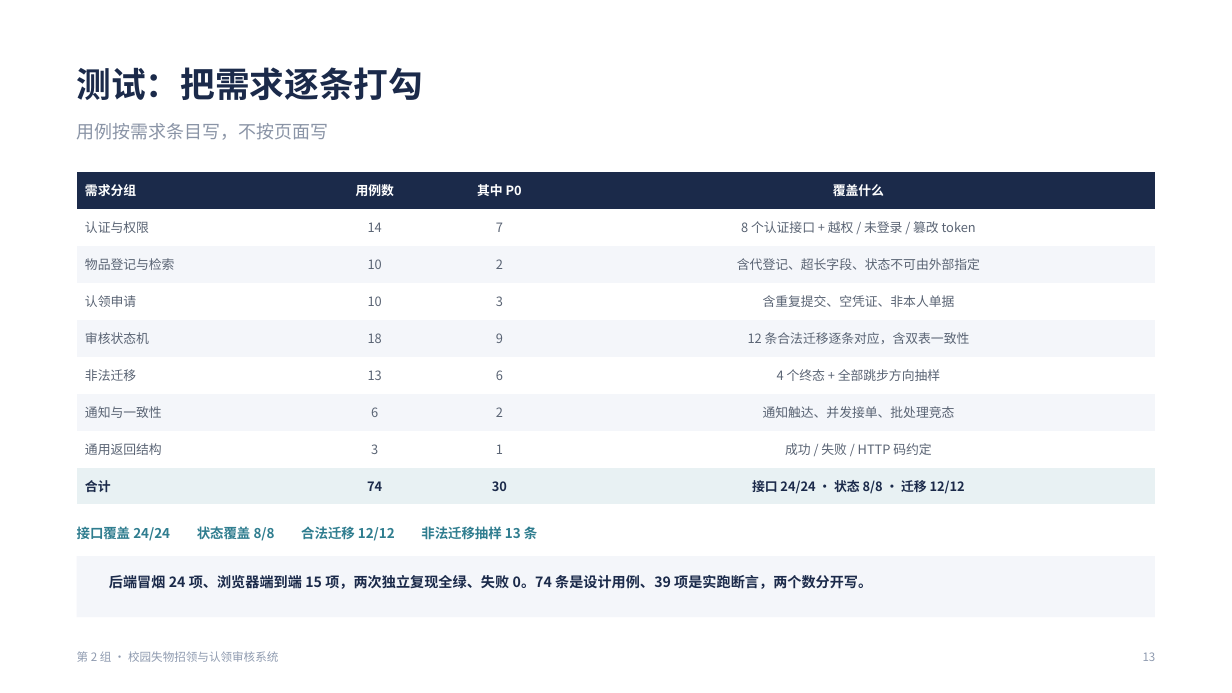
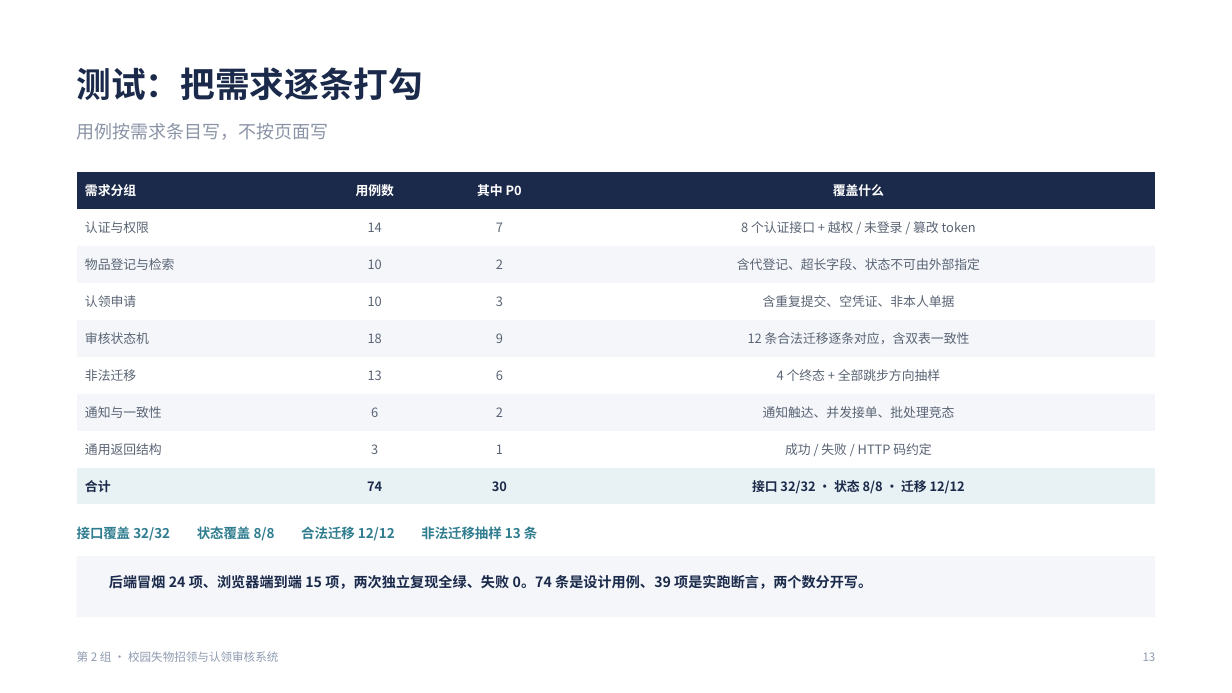
Before and after one commit to wbdgbkbdjsj/campus-lost-and-found, a slide deck: slide 13 of 校园失物招领-第2组/doc/25-答辩PPT-第2组.pptx. Drawn at 1232x693 pixels with LibreOffice and Linux fonts; fonts in the diff are those of the drawing. Boxes give left, top, right and bottom in pixels: in the first picture for what was removed or moved away, otherwise in the second. Text is boxed around its words. In the diff, an @@ line names an element or a change of style, - is before the commit and + after.

```diff
--- a/校园失物招领-第2组/doc/25-答辩PPT-第2组.pptx
+++ b/校园失物招领-第2组/doc/25-答辩PPT-第2组.pptx
@@ table at (x1=77, y1=172, x2=1155, y2=505) @@
-row 9, column 4: 接口 24/24 · 状态 8/8 · 迁移 12/12
+row 9, column 4: 接口 32/32 · 状态 8/8 · 迁移 12/12
@@ text at (x1=77, y1=526, x2=537, y2=541): text changed @@
-接口覆盖 24/24 状态覆盖 8/8 合法迁移 12/12 非法迁移抽样 13 条
+接口覆盖 32/32 状态覆盖 8/8 合法迁移 12/12 非法迁移抽样 13 条
```
Also in this commit, not shown: 5 other files.
